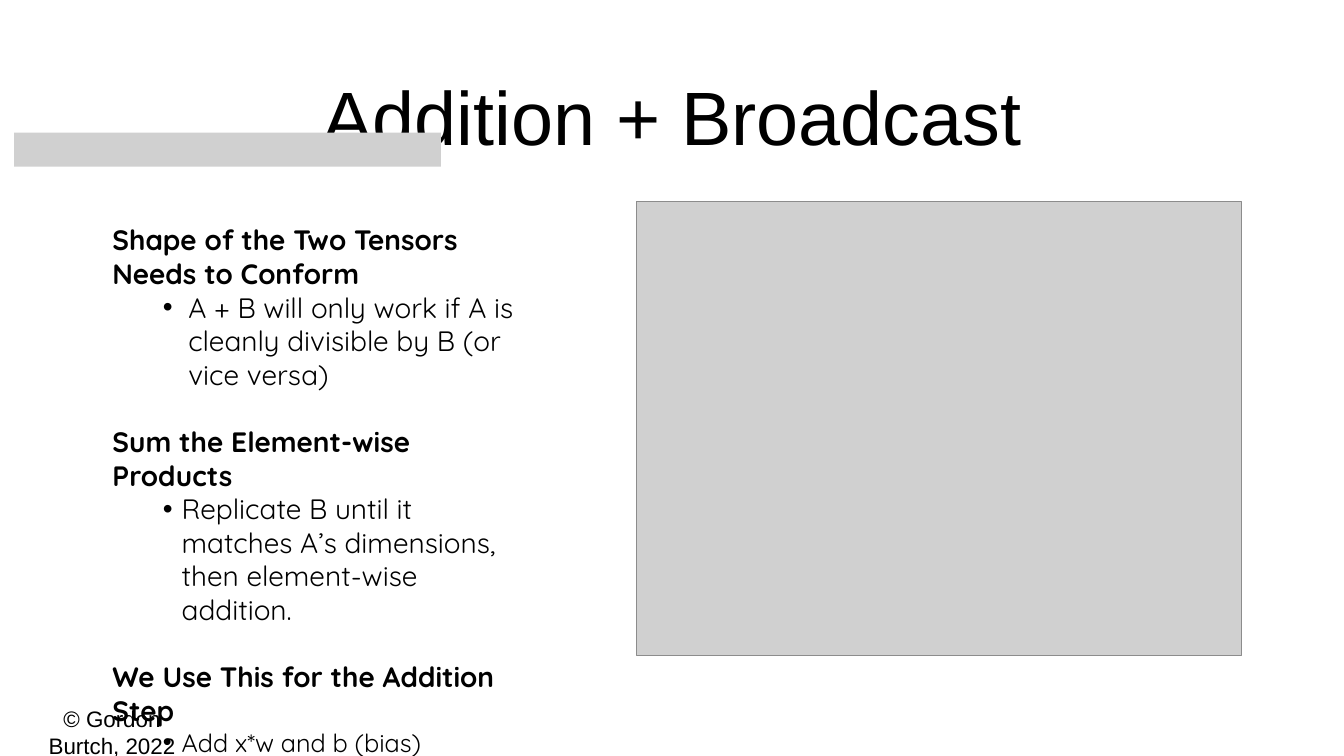
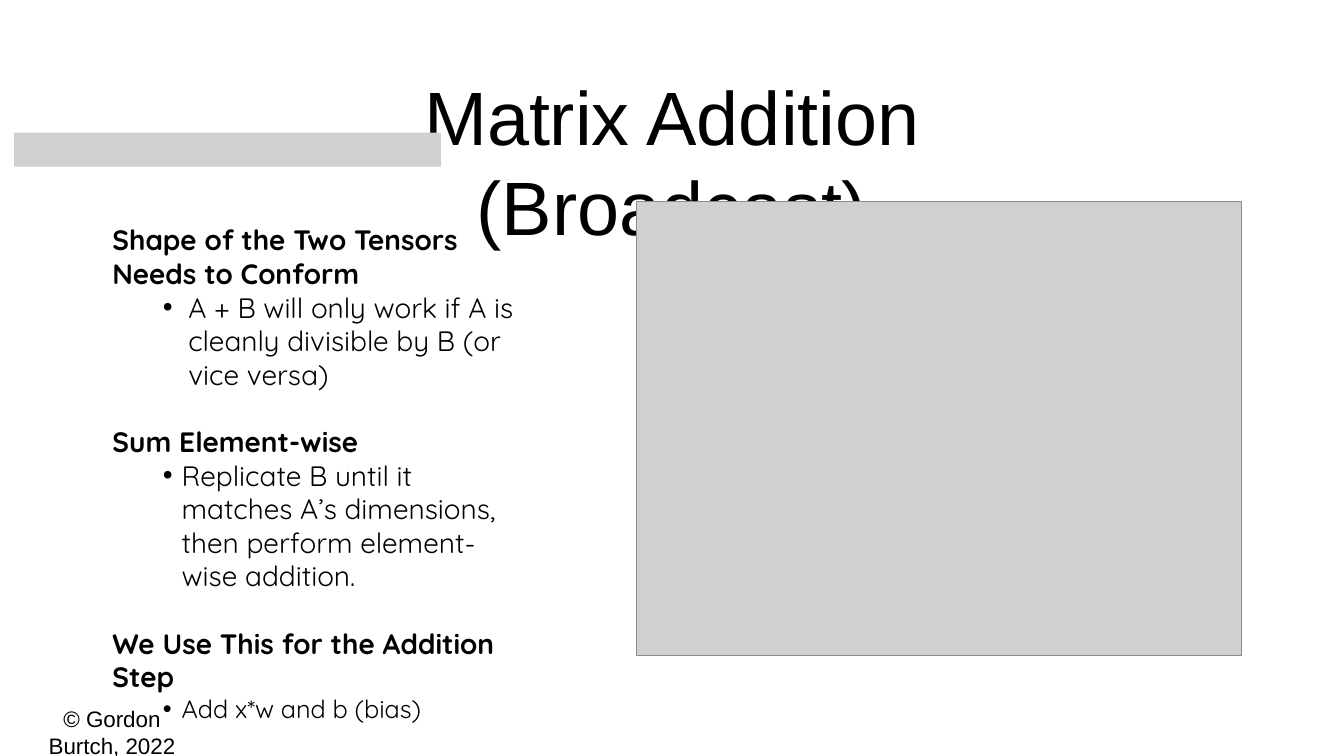
Before and after one commit to zizgao/BA865-2022, a slide deck: slide 9 of Week 2/02 - Math & Keras.pptx. Drawn at 1344x756 pixels with LibreOffice and Linux fonts; fonts in the diff are those of the drawing; grey boxes stand for pictures. Boxes give left, top, right and bottom in pixels: in the first picture for what was removed or moved away, otherwise in the second. Text is boxed around its words. In the diff, an @@ line names an element or a change of style, - is before the commit and + after.

```diff
--- a/Week 2/02 - Math & Keras.pptx
+++ b/Week 2/02 - Math & Keras.pptx
@@ text at [424, 90, 920, 250]: text changed @@
-Addition + Broadcast
+Matrix Addition (Broadcast)
@@ text at [112, 431, 496, 587]: text changed @@
-Sum the Element-wise Products
-  • Replicate B until it matches A’s dimensions, then element-wise addition.
+Sum Element-wise
+  • Replicate B until it matches A’s dimensions, then perform element-wise addition.
```
Also in this commit, not shown: 1 other slide changed, 3 slides added, 2 slides removed, 2 other files.
